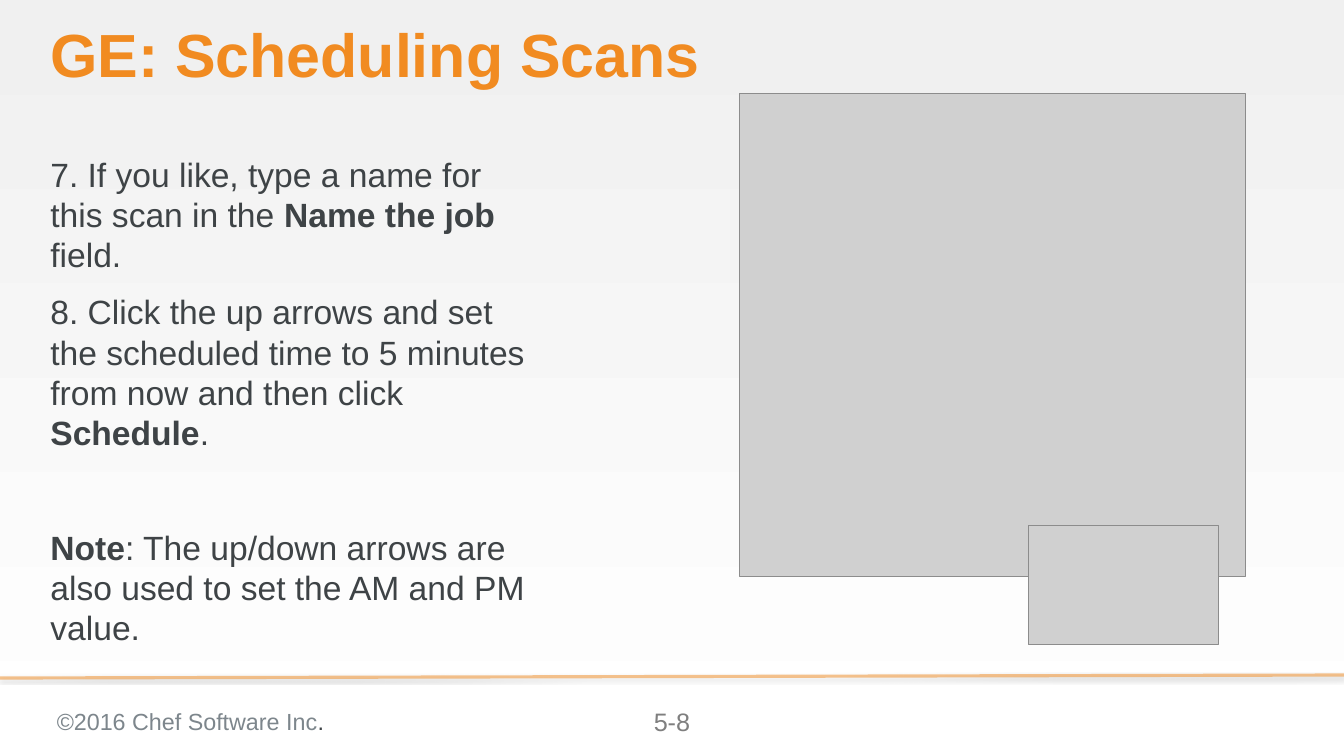
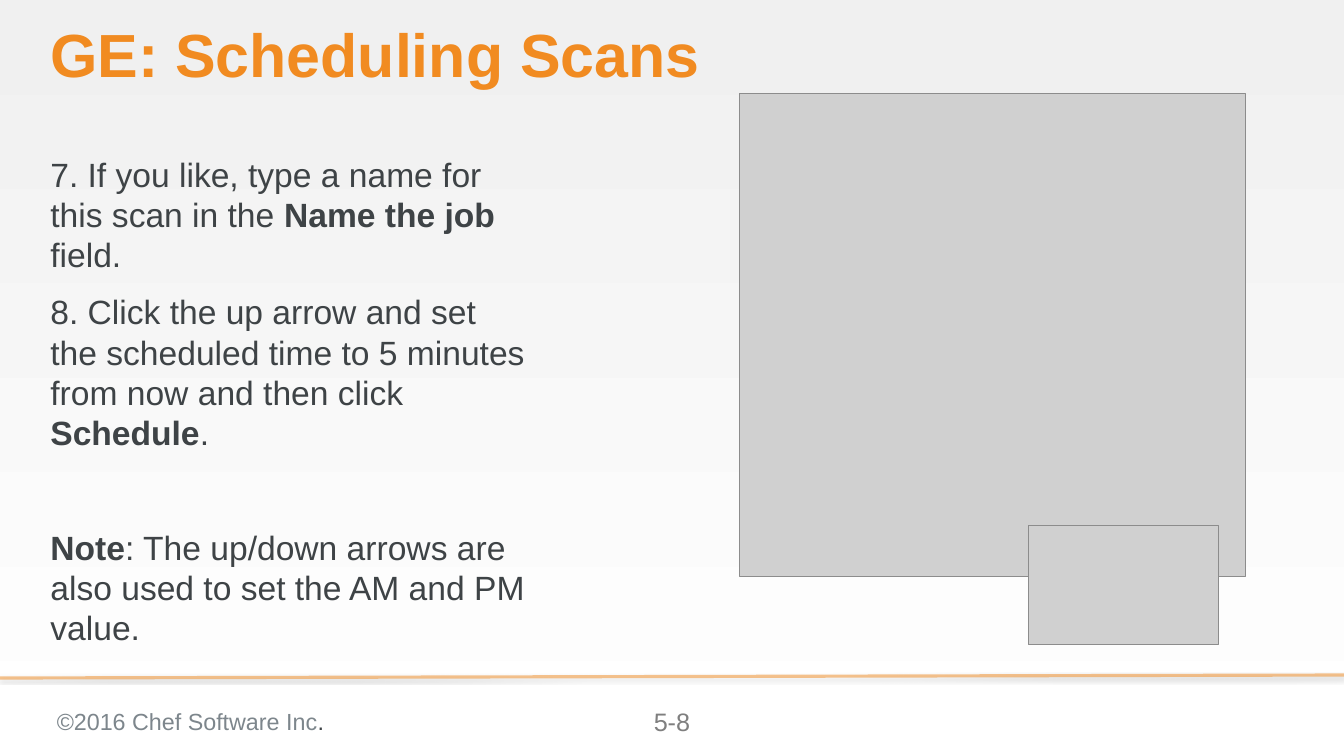
Before and after one commit to bchamby/chef-compliance-installation-configuration-operation, a slide deck: slide 8 of 05-scheduling-scans-reports.pptx. Drawn at 1344x756 pixels with LibreOffice and Linux fonts; fonts in the diff are those of the drawing; grey boxes stand for pictures; background and template pictures are left out. Boxes give left, top, right and bottom in pixels: in the first picture for what was removed or moved away, otherwise in the second. Text is boxed around its words. In the diff, an @@ line names an element or a change of style, - is before the commit and + after.

```diff
--- a/05-scheduling-scans-reports.pptx
+++ b/05-scheduling-scans-reports.pptx
@@ text at [50, 299, 525, 446]: text changed @@
-8. Click the up arrows and set the scheduled time to 5 minutes from now and then click Schedule.
+8. Click the up arrow and set the scheduled time to 5 minutes from now and then click Schedule.
```
